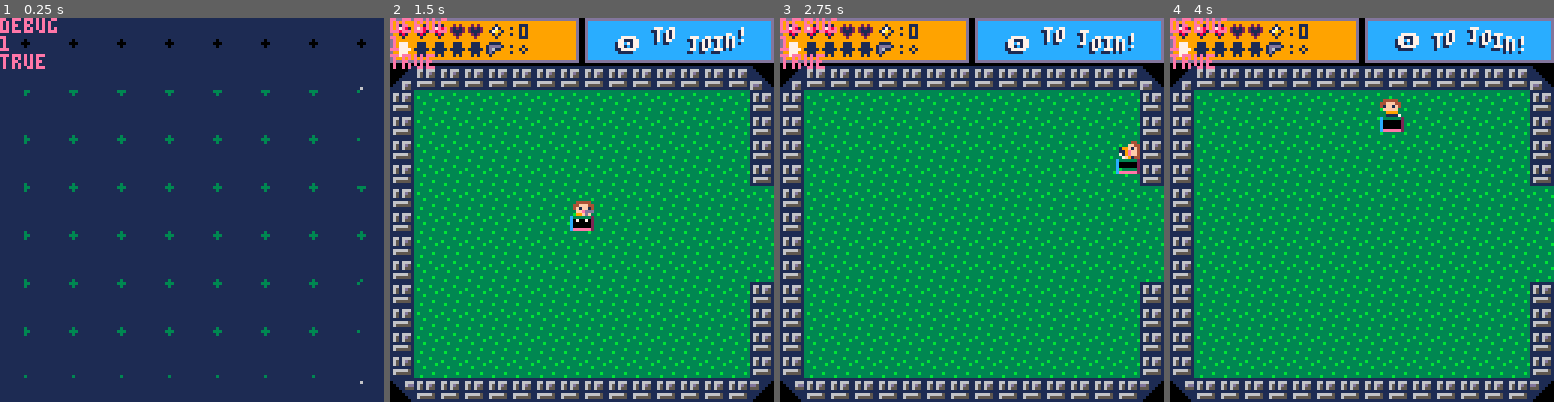
Above: before the commit, frames 1-4 (left to right).
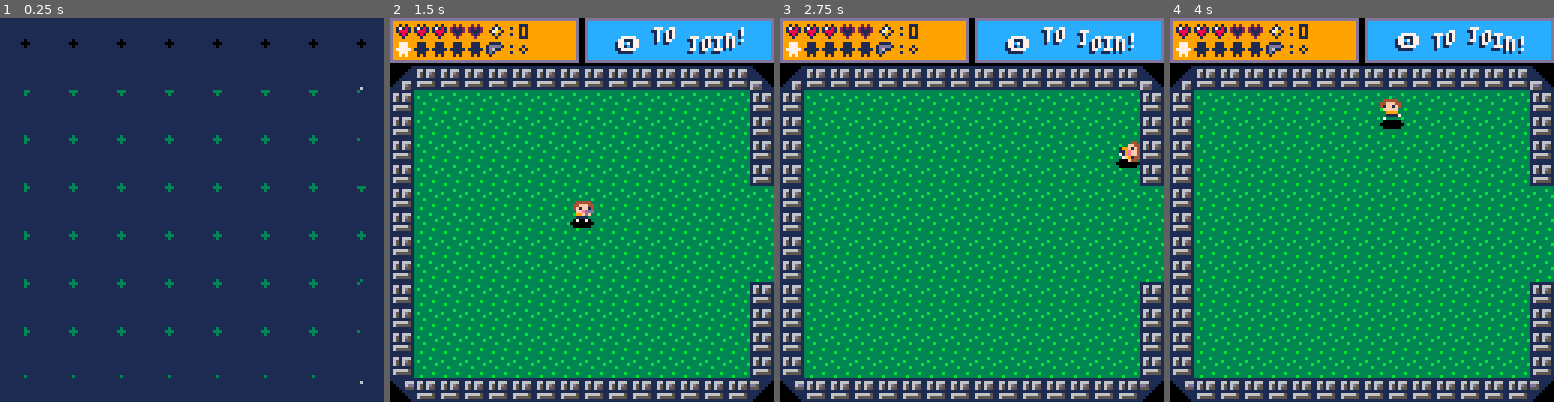
Above: after the commit, the same moments.

Repository: Zerk4112/cutemup
Game: PICO-8 cartridge cutemup.p8
Two runs of this game, one before a commit and one after it. Both use one fixed random seed, a clock stepped at 60 frames per second and the inputs below.
Inputs:
- Up to frame 1 (0.25 s): no input
- Up to frame 2 (1.5 s): tap X (X key) at 0.33, 1.07 s; tap O (Z key) at 0.7 s
- Up to frame 3 (2.75 s): hold Right 1.6-2.1 s; tap O (Z key) at 1.7, 2.1, 2.5 s; tap X (X key) at 1.85 s; hold Up 2.15-2.42 s; hold Right from 2.47 s (still down)
- Up to frame 4 (4 s): tap O (Z key) at 2.9, 3.3, 3.7 s; tap X (X key) at 2.97 s; release Right at 3.03 s; hold Left 3.08-3.58 s; hold Down 3.63-3.97 s

The runs differ from the first frame. In frame 1, 0.6% of the frame differs, in the area x 0-15%, y 0-14%; in frame 2, 0.7%; in frame 3, 0.7%, in the area x 0-94%, y 0-41%; in frame 4, 0.7%.

Commit message:
Add Various Features Added a lot of stuff that probably should've been separate commits! List - Modicum of Effort - Implemented basic invincibility frame routine - Implemented big goomba spawn routine (WORK IN PROGRESS!) - Converted the laser sprites from the asset pack into a prototype spawn animation that kinda stinks and will probably get replaced but shrug - had a lot of fun tweaking tiny things. Notes

Diff:
--- a/cutemup.p8
+++ b/cutemup.p8
@@ -7,7 +7,7 @@
 -- game loop
 
 function _init()
-	debug = true
+	debug = false
 	mchunks = {}
 	printh('~~~~~~~~PROG INIT~~~~~~')
 	menuitem(1,"toggle debug", function() debug = not debug end)
@@ -64,10 +64,11 @@
 		print('debug', cament.pos.x,cament.pos.y,14)
 		print(players[1].stats.lives)
 		print(players[1].playing)
+		print(players[1].invinframes)
 		-- print('p.dodging: '..tostr(players[1].dodging))
 		-- print('entities: '..#entities)
-		-- print('aroutines: '..#aroutines)
-		-- print('routines: '..#routines)
+		print('aroutines: '..#aroutines)
+		print('routines: '..#routines)
 		-- print('drigs: '..#drigs)
 		-- print(players[1].sprhflip)
 	end
@@ -227,6 +228,8 @@
 function player_death(p)
 	if not p.dead then
 		p.dying=true
+		del(routines, p.invinframes)
+		p.invinframes=nil
 		p.tdr = create_timer(function()
 			sfx(3)
 			for t=0,20 do
@@ -250,7 +253,7 @@
 end
 
 function player_takedam(p,e)
-	if not p.td then
+	if not p.td and p.invinframes==nil then
 		p.td=true
 
 		local a = oaget(e,p)
@@ -267,11 +270,24 @@
 			for t=0,16 do
 				yield()
 			end
-			if (p.stats.hp==0) player_death(p)
 			p.animdelay=5
+			p.invinframes = create_timer(function()
+				for i=1,120 do
+					if (i%10)p.blink = not p.blink
+					printh('blink!')
+					yield()
+				end
+				p.blink=false
+				del(routines,p.invinframes)
+				p.invinframes = nil
+
+			end,1)
 			p.td=false
 			p.shooting=false
 			p.dodging=false
+			if (p.stats.hp==0) player_death(p)
+
+			add(routines,p.invinframes)
 		end,1)
 		add(routines, p.tdr)
 	end
@@ -332,6 +348,17 @@
 		p.act=true
 		p.stats.hp=3
 		p.stats.lives-=1
+		p.invinframes = create_timer(function()
+			for i=1,120 do
+				if (i%10)p.blink = not p.blink
+				printh('blink!')
+				yield()
+			end
+			p.blink=false
+			del(routines,p.invinframes)
+			p.invinframes = nil
+		end,1)
+		add(routines,p.invinframes)
 	end
 	if not p.playing and btn(4,p.pid) then
 		p.playing=true
@@ -450,8 +477,22 @@
 
 end
 
-function spawn_effect(_x,_y)
-
+function spawn_effect(_e)
+	local sprtab = {175,174,173,172,171,170,169,168,178,179,180,181,182,183,184,185}
+	local spri=1
+	local d = 0.10
+	_e.spawning=false
+	local speff = create_timer(function()
+		for f in all(sprtab) do
+			for i=0,d,0.1 do
+				spr(f,_e.pos.x,_e.pos.y)
+				yield()
+			end
+		end
+		yields(5)
+		_e.act=true
+	end,1)
+	add(aroutines, speff)
 end
 
 function create_wanderer(_x,_y, _type, _sprtab)
@@ -465,11 +506,14 @@
 		w=_w or 7,
 		h=_h or 7
 	})
+	p.act=false
+	p.spawning=true
 	p.coll_box=create_coll_box(-1, 2, 9, 8)
 	p.mot.mspd=0.2
 	p.animdelay=18
 	if _type==2 then
-		p.mot.mspd=0.25
+		p.stats.hp=10
+		p.mot.mspd=0.22
 		p.animdelay=10
 		p.pos.w=15
 		p.pos.h=15
@@ -482,30 +526,35 @@
 		end
 	end
 	p.behavior=create_timer(function()
-		if not ent_off_cam(p) then
+		if not ent_off_cam(p) and p.act then
 			update_coll_box(p)
 			check_collision(p)
 			ai__move_to_target(p)
 			move_entity(p)
+		elseif not ent_off_cam(p) and not p.act then
+			if (p.spawning) spawn_effect(p)
 		end
 	end,1,true)
 	p.pathing = create_timer(function()
-		if not ent_off_cam(p) then
+		if not ent_off_cam(p) and p.act then
 			p.targ=ai__pick_player_target(p)
 			ai__rotate_to_target(p)
 			ai__path_to_players(p)
 		end
 	end,1,true)
 	if (_type==2) then
-		p.spawning = create_timer(function()
-			if not ent_off_cam(p) then
-				for i=0,240 do
+		printh('make spawner routine')
+		p.spawner = create_timer(function()
+			local x,y=p.pos.x,p.pos.y
+			if not ent_off_cam(p) and p.act then
+				for i=0,200 do
 					yield()
 				end
-				printh('spawn a tiny goomba')
+				local a=p.mot.ang
+				create_wanderer(x+p.pos.w/2,y+p.pos.h/2, 1)
 			end
 		end,1,true)
-		add(routines, p.spawning)
+		add(routines, p.spawner)
 	end
 	add(routines, p.behavior)
 	add(aroutines, p.pathing)
@@ -516,15 +565,15 @@
 
 function ai__steer(e, d)
 	local sspd = ai_steer_spd+0.1
-	if d<-0.125 then
-		e.mot.a=e.mot.oa*1.5
-		e.mot.ang+=sspd
-	elseif d<0 then
+	-- if d<-0.125 then
+	-- 	e.mot.a=e.mot.oa*1.5
+	-- 	e.mot.ang+=sspd
+	if d<0 then
 		e.mot.a=e.mot.oa
 		e.mot.ang+=sspd
-	elseif d>0.125 then
-		e.mot.a=e.mot.oa
-		e.mot.ang-=sspd*1.5
+	-- elseif d>0.125 then
+	-- 	e.mot.a=e.mot.oa
+	-- 	e.mot.ang-=sspd*1.5
 	elseif d>0 then
 		e.mot.a=e.mot.oa
 		e.mot.ang-=sspd
@@ -558,10 +607,10 @@
 		yield() -- yield processing back to main loop
 		for i, ent in pairs(entities) do -- loop through entities to see if any are colliding with path pixel
 
-			if e.pid ~= ent.pid and ent.pid>1 then -- If the entity is another enemy, then continue
+			if e ~= ent and ent.pid>1 then -- If the entity is another enemy, then continue
 				if check_pos_collision(tx,ty, ent.coll_box) then -- if colliding with another enemy
 					if e.pid==3 and ent.pid==2 then
-						ai__steer(ent,n) -- steer function to avoid clumping of mobs
+						ai__steer(ent,n*1.5) -- steer function to avoid clumping of mobs
 					else
 						ai__steer(e,n) -- steer function to avoid clumping of mobs
 					end
@@ -736,7 +785,7 @@
 		end
 		gsp()
 
-		if (e.act) draw_entity(e,animi)
+		if (e.act and not e.blink) draw_entity(e,animi)
 
 		if (e.prev_tab ~= e.sprtab) animi=1 animpos=true
 
@@ -826,7 +875,7 @@
 	del(aroutines,e.behavior)
 	del(routines,e.pathing)
 	del(aroutines,e.pathing)
-	del(routines, e.spawning)
+	del(routines, e.spawner)
 	del(drigs, e.draw_rig)
 	del(entities, e)
 end
@@ -1014,9 +1063,9 @@
 function init_stage1()
 	music(0)
 	for i=1, max_ents do
-		create_wanderer(randbi(146,240), randbi(24,100))
-	end
-	create_wanderer(randbi(146,240), randbi(24,100),2,{80,82,84,82})
+		create_wanderer(randbi(146,220), randbi(24,100))
+	end
+	create_wanderer(randbi(146,220), randbi(24,100),2,{80,82,84,82})
 	init_players()
 	players[2].act=false
 
@@ -1367,14 +1416,14 @@
 27aaaa92027aa920002aa200029aa7201e88882101e882100018810001288e1013bb331013bb331013bb331013bb3310092222904ffffff20000000000000000
 02999920002992000029920000299200012222100012210000122100001221001333331013333310133333101333331002999920122222210000000000000000
 00222200000220000002200000022000001111000001100000011000000110000111110001111100011111000111110000222200000420000000000000000000
-00000000000700000000000000000000000000000000000000000000000000000000000000000000000000000000000000000000000000000000000000000000
-78000000008880000000087000000000000000000000000000000000000000000800000080000000000000000000000000000000000000000000000000000000
-87000000000700000000078000000000000000000000000000000000880000008800000000000000000000000000000000000000000000000000000000000000
-0070000000070000000070000000000000000000000000d000000d0d888888008888880000888800000088800000088000000080000000000000000000000000
-006600000066600000066000000000000000000000000d0d00006000877778808777778888777788888877780088877800000878000000880000000800000000
-007d7000007d7000007d70000000000000060d00000060d00000000d888888008888880000888800000088800000088000000080000000000000000000000000
-44676440446764404467644006000000006060000006060d00006060880000008800000000000000000000000000000000000000000000000000000000000000
-42222240422222404222224077600000777606000777606000770000000000000800000080000000000000000000000000000000000000000000000000000000
+00000000000700000000000000000000000000000000000000000000000000000000000000008000000080000000800000008000000080000000800000008000
+78000000008880000000087000000000000000000000000000000000000000000000000000008000000080000008780000087800000878000000800000000000
+87000000000700000000078000000000000000000000000000000000000000000000000000087800000878000008780000087800000080000000000000000000
+0070000000070000000070000000000000000000000000d000000d0d000000000000800000087800000878000008780000008000000000000000000000000000
+006600000066600000066000000000000000000000000d0d00006000000000000008880000087800000878000000800000008000000000000000000000000000
+007d7000007d7000007d70000000000000060d00000060d00000000d000000000008780000087800000878000000800000008000000000000000000000000000
+44676440446764404467644006000000006060000006060d00006060000000000008780008887888000080000000800000000000000000000000000000000000
+42222240422222404222224077600000777606000777606000770000000000000088888000888880080080080000800000000000000000000000000000000000
 00000000000000000000000000000000000550000077770000055000000550000005000000000000009000000000000000000000001000000111100000000000
 009aa900002882000000000000055000055dd55007777770055dd550055d0000055000000000000009a9000000a0000000000000017100001dddd10000000000
 09a77a900287f82000055000005dd50005d66d507777777705d6005005d0000005000000000000009a7a90000a7a00000070000017a910001d61100000000000
@@ -1547,7 +1596,7 @@
 
 __gff__
 0000000000000000000000000000000000000000000000000000000000000000000000000000000000000000000000000000000000000000000000000000000000000000000000000000000000000001000000000000000000000000000000010000010000000000000001010101010100000000010101000000000000000000
-0000000000000000000000000000000100000000000001000000000000000000000001000000000000000101010101010000000001010100000000000000000000000000000000000000000000000000000000000000010101000001010101010000000000000101010001010101010100000000000001010100010101010000
+0000000000000000000000000000000100000000000001000000000000000000000001000000000000000001010101010000000001010100000000000000000000000000000000000000000000000000000000000000010101000001010101010000000000000101010001010101010100000000000001010100010101010000
 __map__
 0000000000000000000000000000000000000000000000000000000000000000000000000000000000000000000000000000000000000000000000000000000000000000000000000000000000000000000000000000000000000000000000000000000000000000000000000000000000000000000000000000000000000000
 0000000000000000000000000000000000000000000000000000000000000000000000000000000000000000000000000000000000000000000000000000000000000000000000000000000000000000000000000000000000000000000000000000000000000000000000000000000000000000000000000000000000000000
